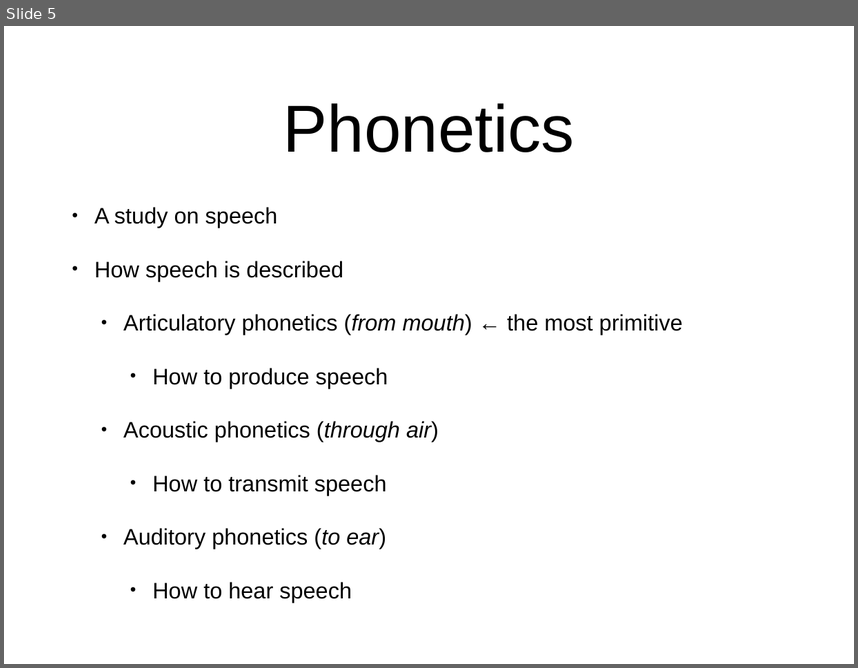
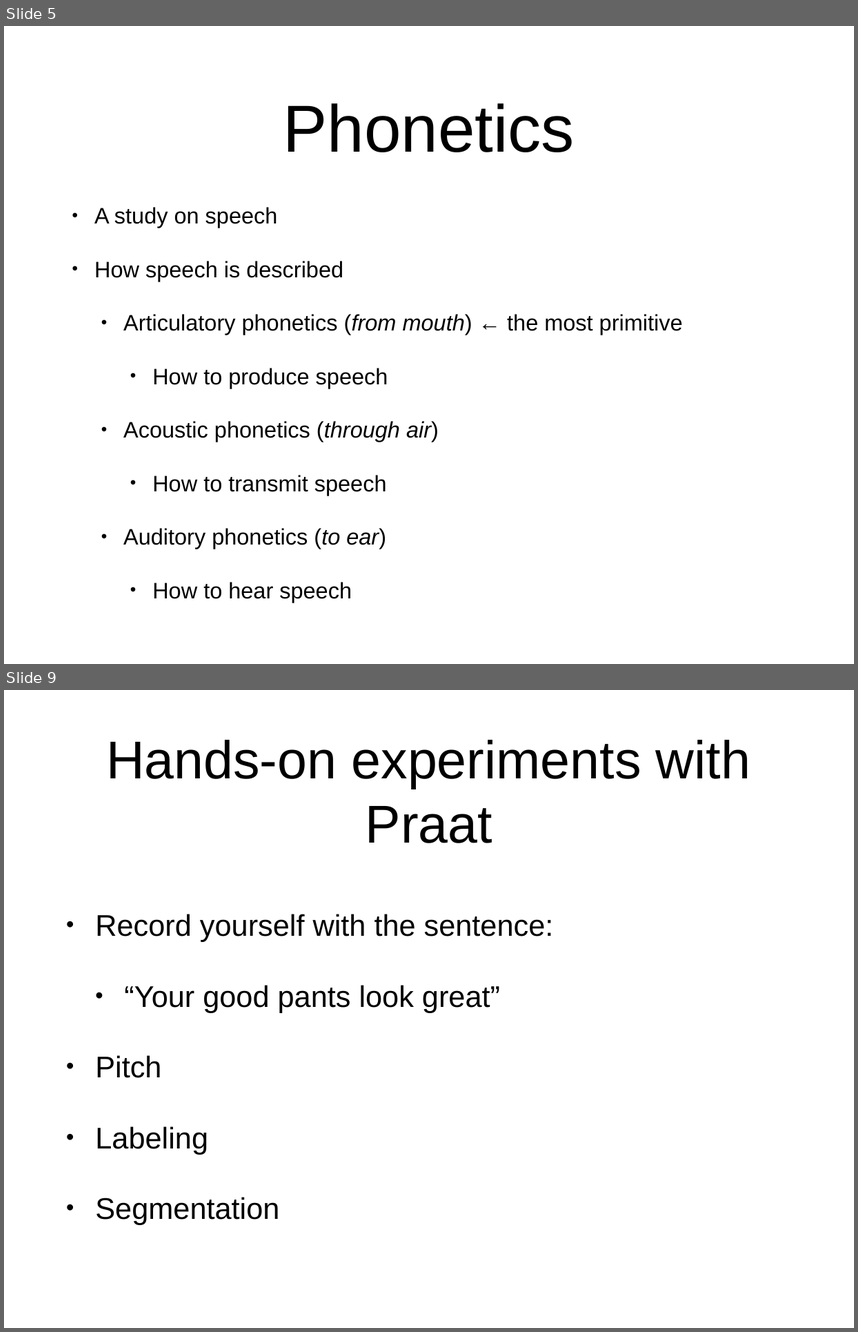
Before and after one commit to hsnam95/class2021Fall, a slide deck: phonetics2021Fall.pptx. Shown one above the other, each under a label of ours: slide 5 before the commit, slides 5 and 9 after it; the slides between them are not shown. The pictures are 858x668 and 858x1332 pixels, drawn with LibreOffice and Linux fonts; fonts in the diff are those of the drawing. Boxes give left, top, right and bottom in pixels: in the first picture for what was removed or moved away, otherwise in the second. Text is boxed around its words. In the diff, an @@ line names an element or a change of style, - is before the commit and + after.

```diff
--- a/phonetics2021Fall.pptx
+++ b/phonetics2021Fall.pptx
@@ slide 9 added at [4, 690, 854, 1328], background #FFFFFF @@
@@ title added at [106, 740, 751, 843], 64.2 pt, text #000000 @@
+Hands-on experiments with Praat
@@ text added at [95, 914, 554, 1225], 36 pt, text #000000 @@
+• Record yourself with the sentence:
+  • “Your good pants look great”
+• Pitch
+• Labeling
+• Segmentation
```
Also in this commit, not shown: 3 other slides added.
